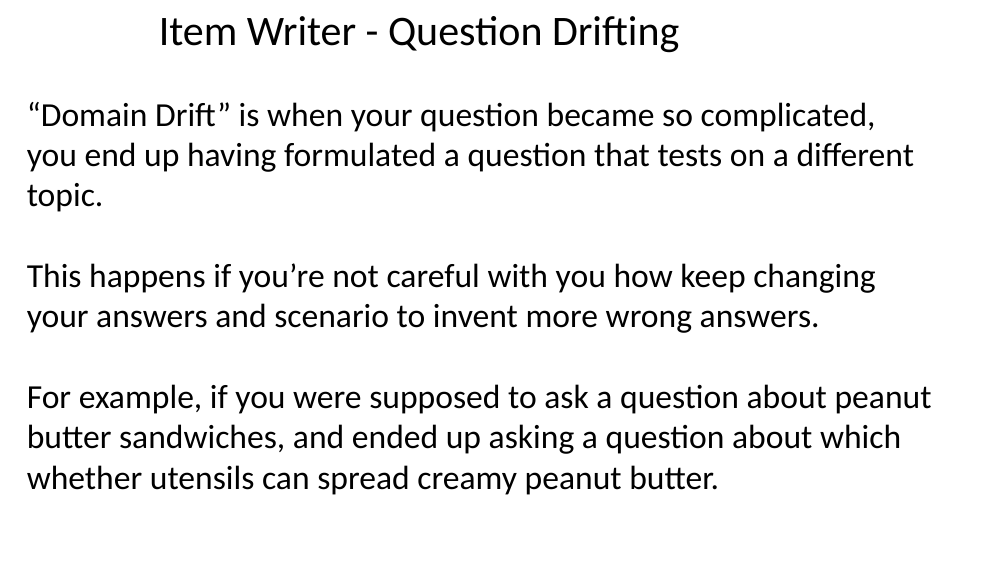
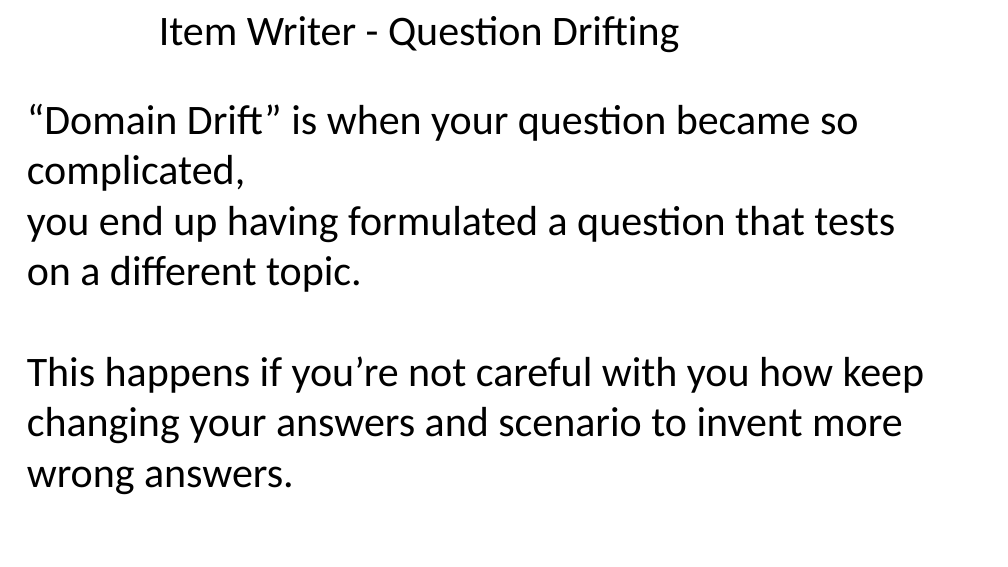
Before and after one commit to williamadba/Public-Presentations, a slide deck: slide 26 of Houston Tech Fest 2018/Think Like a Certification Exam - HTF 2018.pptx. Drawn at 1008x567 pixels with LibreOffice and Linux fonts; fonts in the diff are those of the drawing; background and template pictures are left out. Boxes give left, top, right and bottom in pixels: in the first picture for what was removed or moved away, otherwise in the second. Text is boxed around its words. In the diff, an @@ line names an element or a change of style, - is before the commit and + after.

```diff
--- a/Houston Tech Fest 2018/Think Like a Certification Exam - HTF 2018.pptx
+++ b/Houston Tech Fest 2018/Think Like a Certification Exam - HTF 2018.pptx
@@ text "“Domain Drift” is when your ..." at [27, 104, 925, 495]: size 32 to 40 pt @@
@@ text at [27, 384, 932, 495]: paragraph removed @@
-For example, if you were supposed to ask a question about peanut butter sandwiches, and ended up asking a question about which whether utensils can spread creamy peanut butter.
```
Also in this commit, not shown: 14 other slides changed, 1 slide added, 2 other files.
